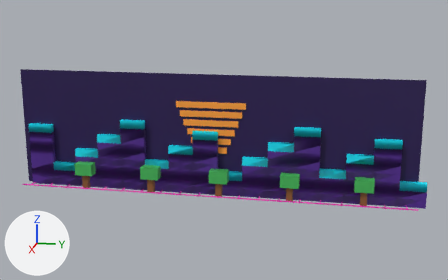
The FBX model blender/export/BackdropPixel.fbx, before and after one commit.
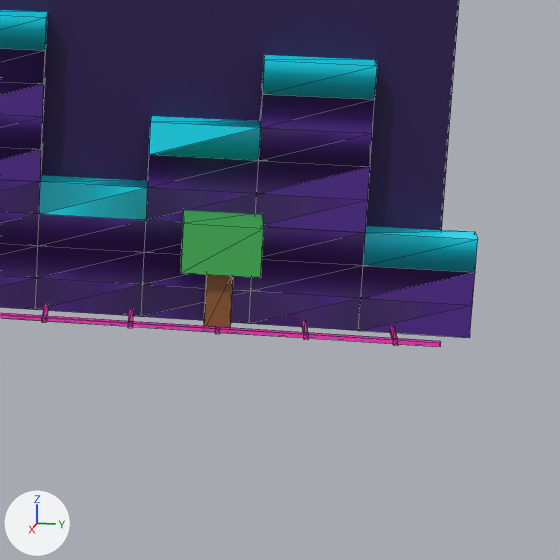
Each version appears first whole from a camera (50 mm lens) standing at (116.9, 26.0, 40.3) and looking at (1.1, 2.9, 11.4), and next in a close-up on the part from 69% to 100% of the width and 45% to 94% of the height. Every picture has the same lights, and +X, +Y and +Z are marked at lower left. The last two pictures show the newer version. The close-ups show mesh edges as thin lines. Vertices at exactly the same position are counted once.

The first close-up shows 'BackdropPixel'.
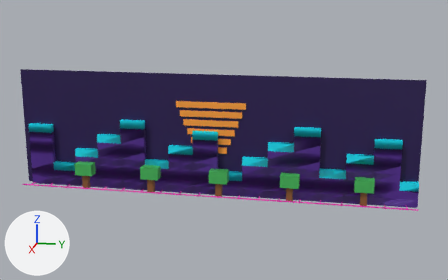
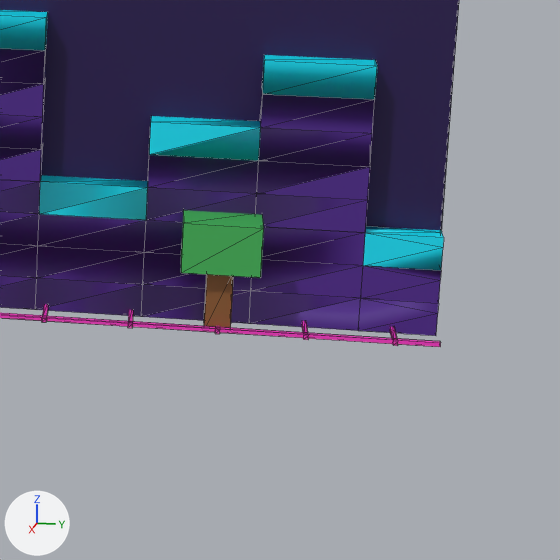
Boxes (x1, y1, x2, y2) around the edits, measured in the close-ups (560 x 560 px; the box of a moved part takes in the faces that stretch with it):
'BackdropPixel', reshaped: before (0, 0, 478, 347); after (0, 0, 459, 347)
part 1 of me_cube, moved or reshaped: before (360, 226, 478, 338); after (360, 226, 444, 336)

Patch to the scene script:
```diff
--- a/blender/export/BackdropPixel.fbx.py
+++ b/blender/export/BackdropPixel.fbx.py
@@ me_cube @@
 # used by ob_backdroppixel; location = (0.0, 0.0, 0.0)
-me_cube.from_pydata(...)  # 706 vertices, 1596 faces; spans x -0.4..3.2, y -40.0..41.5, z 0.0..24.0
+me_cube.from_pydata(...)  # 718 vertices, 1602 faces; spans x -0.4..3.2, y -40.0..40.0, z 0.0..24.0
+# me_cube part 1
+# 6 vertices are removed from x -0.1..1.1, y 41.5, z 0.0..4.8
+# 26 faces are deleted
+# 4 vertices move from x -0.1..1.1, y 41.5, z 0.0..4.8 to x -0.1..1.1, y 40.0, z 0.5..4.3
+# 8 vertices are added at x -0.1..1.1, y 40.0, z 0.0..4.8
+# 10 new vertices lie (0.0, 3.5, 0.0) away from vertices in x -0.1..1.1, y 36.5, z 0.0..4.8
+# 21 new faces join them, mat_mount (purple #4f238d)
+# 11 new faces join them, mat_accent (cyan #00e7ff)
 me_cube.materials.append(mat_sky)
```
